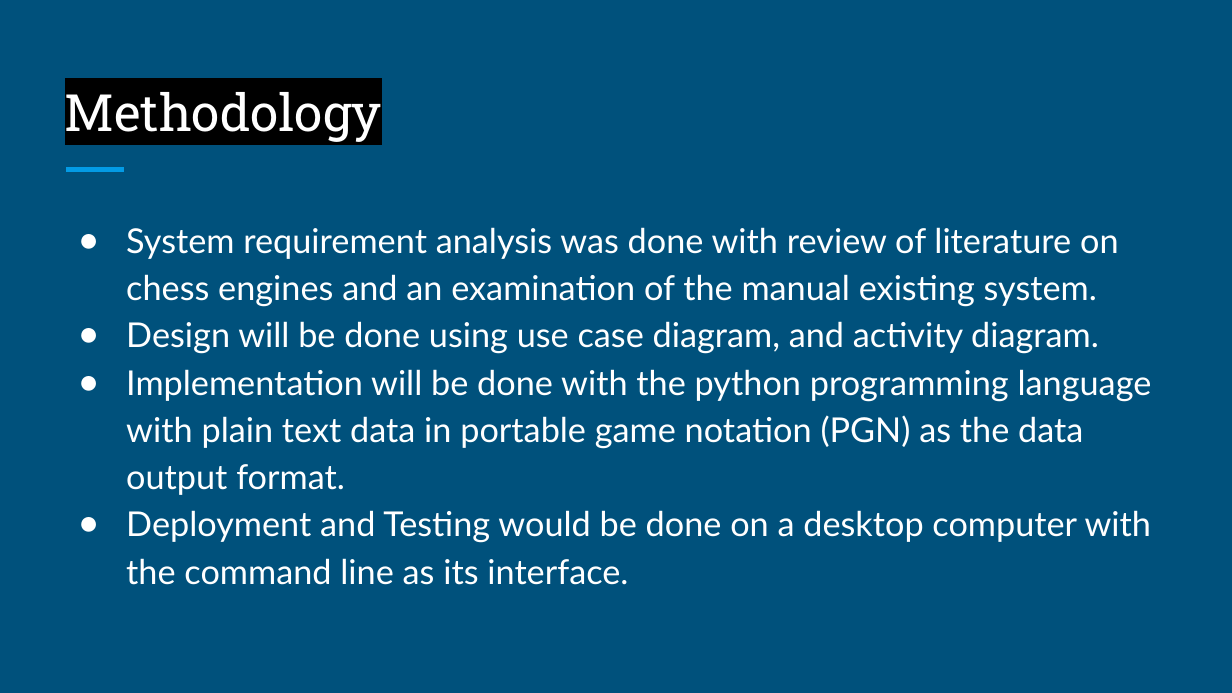
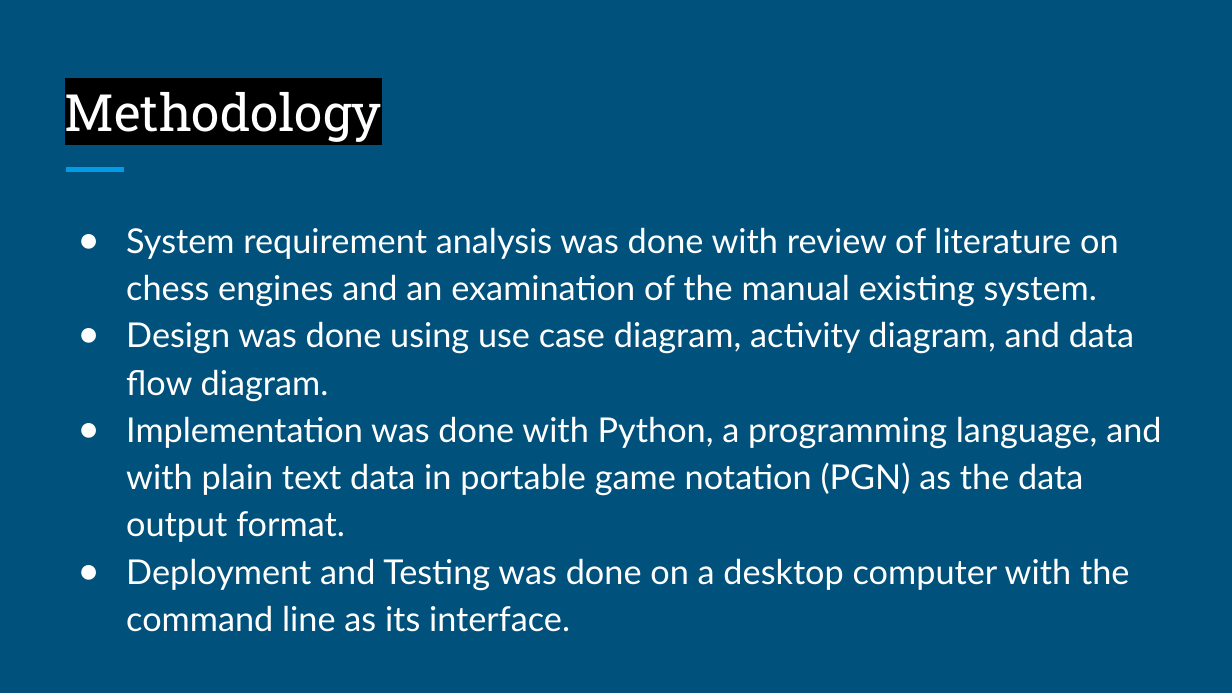
Before and after one commit to ahira-justice/CSC495, a slide deck: slide 9 of presentation/185576_3_ADEFOKUN_LOCI_ A CHESS ENGINE FOR GENERATING GAME DATA.pptx. Drawn at 1232x693 pixels with LibreOffice and Linux fonts; fonts in the diff are those of the drawing. Boxes give left, top, right and bottom in pixels: in the first picture for what was removed or moved away, otherwise in the second. Text is boxed around its words. In the diff, an @@ line names an element or a change of style, - is before the commit and + after.

```diff
--- a/presentation/185576_3_ADEFOKUN_LOCI_ A CHESS ENGINE FOR GENERATING GAME DATA.pptx
+++ b/presentation/185576_3_ADEFOKUN_LOCI_ A CHESS ENGINE FOR GENERATING GAME DATA.pptx
@@ text at bbox=[126, 321, 1161, 632]: text changed @@
-● Design will be done using use case diagram, and activity diagram.
-● Implementation will be done with the python programming language with plain text data in portable game notation (PGN) as the data output format.
-● Deployment and Testing would be done on a desktop computer with the command line as its interface.
+● Design was done using use case diagram, activity diagram, and data flow diagram.
+● Implementation was done with Python, a programming language, and with plain text data in portable game notation (PGN) as the data output format.
+● Deployment and Testing was done on a desktop computer with the command line as its interface.
```
Also in this commit, not shown: 4 other slides changed, 2 slides added, 2 slides removed, 8 other files.
